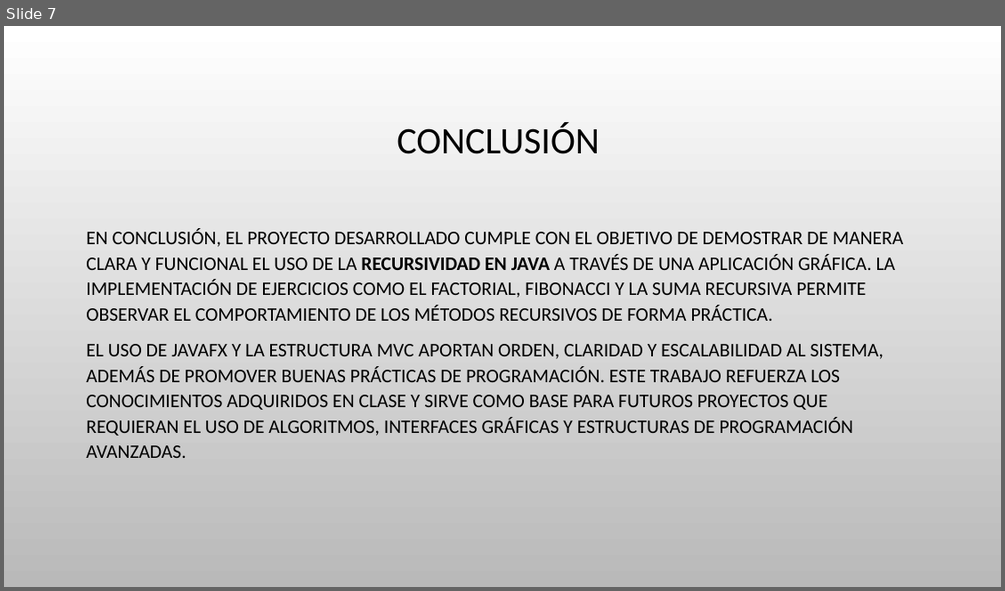
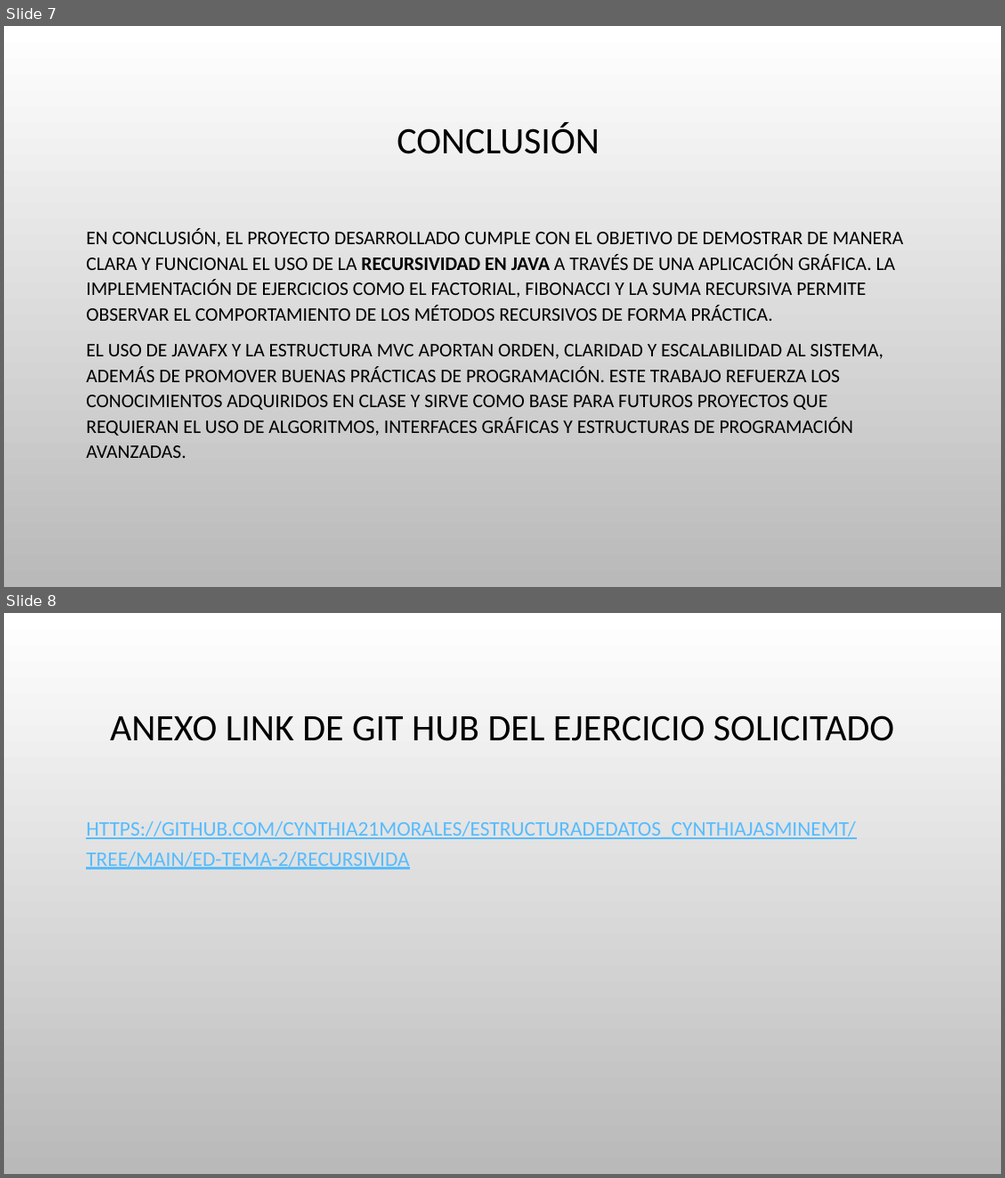
Before and after one commit to Cynthia21Morales/EstructuraDeDatos_CynthiaJasmineMT, a slide deck: ED-Tema-2/2.3 EJERCICIO_CYNTHIA JASMINE MORALES TORRES.pptx. Shown one above the other, each under a label of ours: slide 7 before the commit, slides 7 and 8 after it. The pictures are 1005x591 and 1005x1178 pixels, drawn with LibreOffice and Linux fonts; fonts in the diff are those of the drawing; background and template pictures are left out. Boxes give left, top, right and bottom in pixels: in the first picture for what was removed or moved away, otherwise in the second. Text is boxed around its words. In the diff, an @@ line names an element or a change of style, - is before the commit and + after.

```diff
--- a/ED-Tema-2/2.3 EJERCICIO_CYNTHIA JASMINE MORALES TORRES.pptx
+++ b/ED-Tema-2/2.3 EJERCICIO_CYNTHIA JASMINE MORALES TORRES.pptx
@@ slide 8 added at <box>4,613,1001,1174</box>, background picture (left out) @@
@@ title added at <box>110,715,894,741</box>, 36 pt, text #000000 @@
+ANEXO LINK DE GIT HUB DEL EJERCICIO SOLICITADO
@@ text added at <box>86,821,856,869</box>, 20 pt, text #56BCFE, underline @@
+HTTPS://GITHUB.COM/CYNTHIA21MORALES/ESTRUCTURADEDATOS_CYNTHIAJASMINEMT/TREE/MAIN/ED-TEMA-2/RECURSIVIDA
```
Also in this commit, not shown: 1 other slide added, 1 slide removed.
